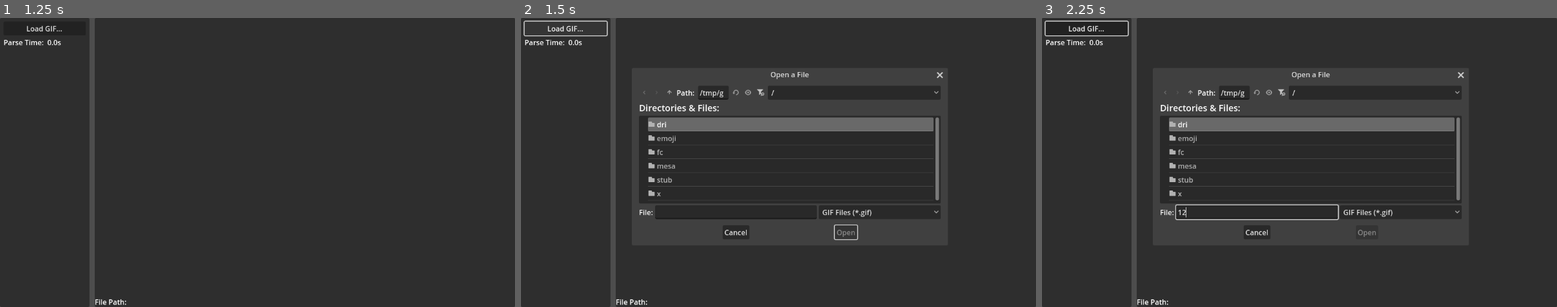
Above: before the commit, frames 1-3 (left to right).
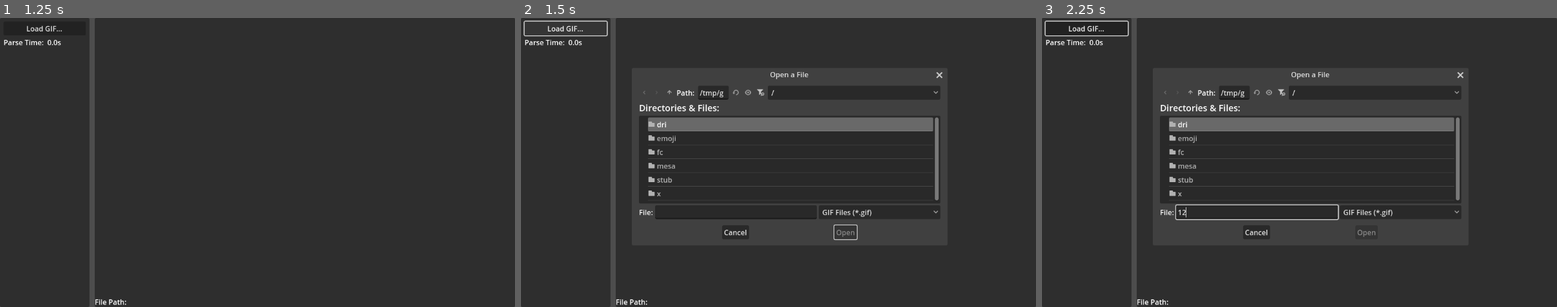
Above: after the commit, the same moments.

Repository: LuizZak/GDScriptGIFLoader
Game: Godot game, scene res://main.tscn
Same seed, same stepped clock (60 frames per second), same inputs: the game is played once before the commit and once after it.
Inputs (mouse positions are in pixels of both pictures, inside the frame that each line leads up to):
- Up to frame 1 (1.25 s): tap Enter at 0.5 s
- Up to frame 2 (1.5 s): click "Load GIF..." at 1.25 s
- Up to frame 3 (2.25 s): click (1258, 211) at 2.02 s; type "12" at 2.1 s

Frame 1 is identical in both runs. In frame 2, 0.3% of the frame differs, in the area x 39-82%, y 18-77%; in frame 3, 0.2%.

Commit message:
More minor optimization tweaks

Diff:
--- a/scripts/GIFLoader/components/gif_frame.gd
+++ b/scripts/GIFLoader/components/gif_frame.gd
@@ -158,6 +158,9 @@
 
         var sx := i * image_width # Start of line in source
 
+        dx *= 4
+        dlim *= 4
+
         while dx < dlim:
             var index_in_color_table := pixel_indices[sx]
             sx += 1
@@ -168,12 +171,12 @@
                 if index_in_color_table < num_colors:
                     var color := colors[index_in_color_table]
 
-                    raw_image_data[dx * 4] = (color >> 24) & 0xFF
-                    raw_image_data[dx * 4 + 1] = (color >> 16) & 0xFF
-                    raw_image_data[dx * 4 + 2] = (color >> 8) & 0xFF
-                    raw_image_data[dx * 4 + 3] = color & 0xFF
-
-            dx += 1
+                    raw_image_data[dx] = (color >> 24) & 0xFF
+                    raw_image_data[dx + 1] = (color >> 16) & 0xFF
+                    raw_image_data[dx + 2] = (color >> 8) & 0xFF
+                    raw_image_data[dx + 3] = color & 0xFF
+
+            dx += 4
 
     base_image.set_data(logical_width, logical_height, false, Image.FORMAT_RGBA8, raw_image_data)
 
